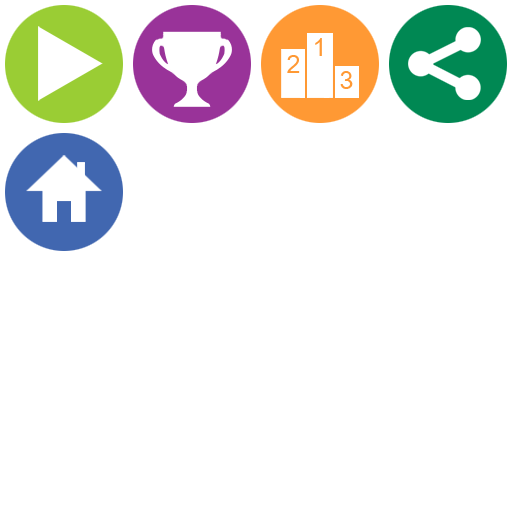
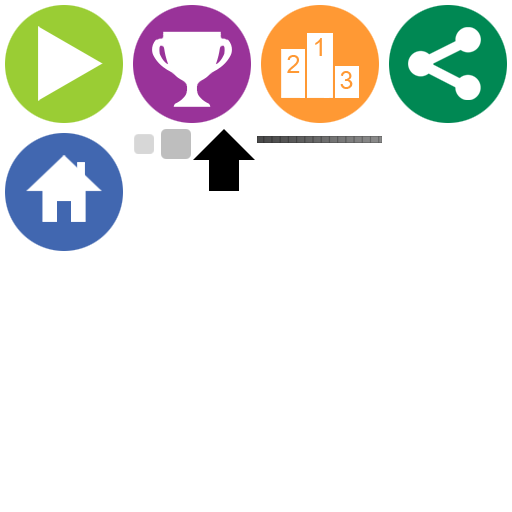
Two versions of the same layered image (512 × 512). Layer-by-layer changes:
added group "버튼 copy 2" with 9 layers above "Layer 66" over [134, 129, 191, 159]
added layer "Layer 24 copy" in group "버튼 copy 2" over [134, 134, 154, 154]
added layer "Layer 23" (2nd of 2, in "버튼 copy 2") in group "버튼 copy 2" over [134, 134, 154, 154]
added layer "Layer 61" in group "버튼 copy 2" over [161, 129, 191, 159]
added layer "Layer 57" in group "버튼 copy 2" over [161, 129, 191, 159]
added layer "Layer 66" above "Layer 65" over [257, 136, 382, 143]
added layer "Layer 65" above "Layer 64 copy" over [257, 136, 382, 143]
added layer "Layer 64 copy" above "Layer 64" over [224, 160, 239, 191]
added layer "Layer 64" above "Layer 63" over [209, 160, 224, 191]
added layer "Layer 63" above "Layer 62" over [193, 129, 255, 160]
